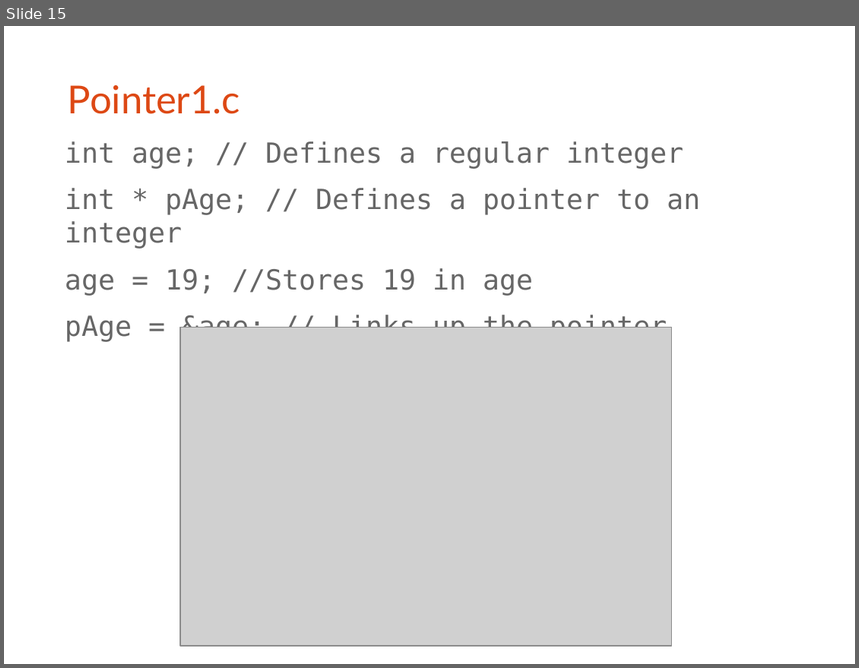
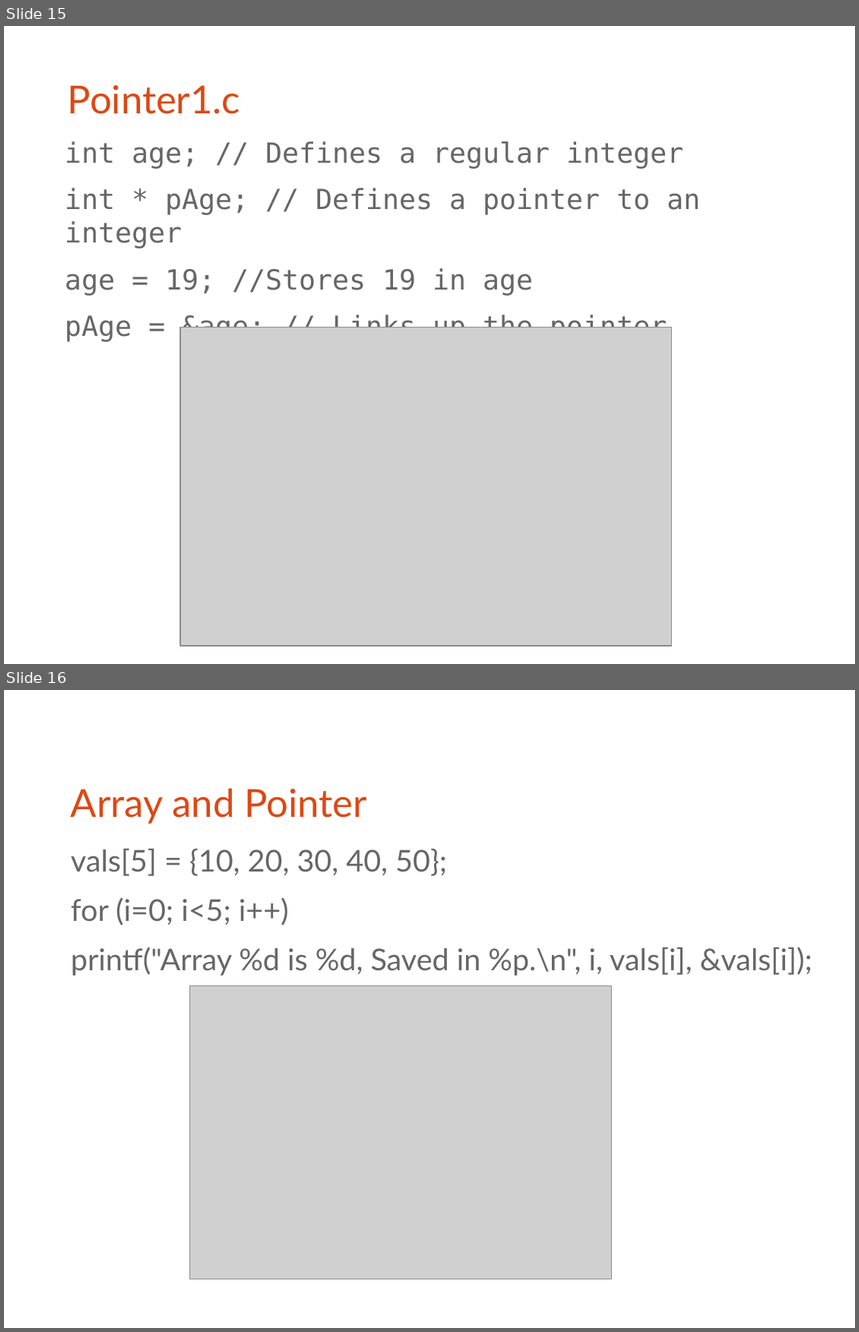
Before and after one commit to bagustris/prokom-tf, a slide deck: prokom4.odp. Shown one above the other, each under a label of ours: slide 15 before the commit, slides 15 and 16 after it. The pictures are 859x668 and 859x1332 pixels, drawn with LibreOffice and Linux fonts; fonts in the diff are those of the drawing; grey boxes stand for pictures. Boxes give left, top, right and bottom in pixels: in the first picture for what was removed or moved away, otherwise in the second. Text is boxed around its words. In the diff, an @@ line names an element or a change of style, - is before the commit and + after.

```diff
--- a/prokom4.odp
+++ b/prokom4.odp
@@ slide 16 added at [4, 690, 855, 1328], background #FFFFFF @@
@@ title added at [71, 788, 367, 824], 36 pt, text #DD4814 @@
+Array and Pointer
@@ text added at [71, 848, 813, 976], 28 pt, text #666666 @@
+vals[5] = {10, 20, 30, 40, 50};
+for (i=0; i<5; i++)
+printf("Array %d is %d, Saved in %p.\n", i, vals[i], &vals[i]);
@@ picture added at [190, 986, 613, 1280] @@
```
Also in this commit, not shown: 1 slide changed, 2 slides removed, 1 other file.
